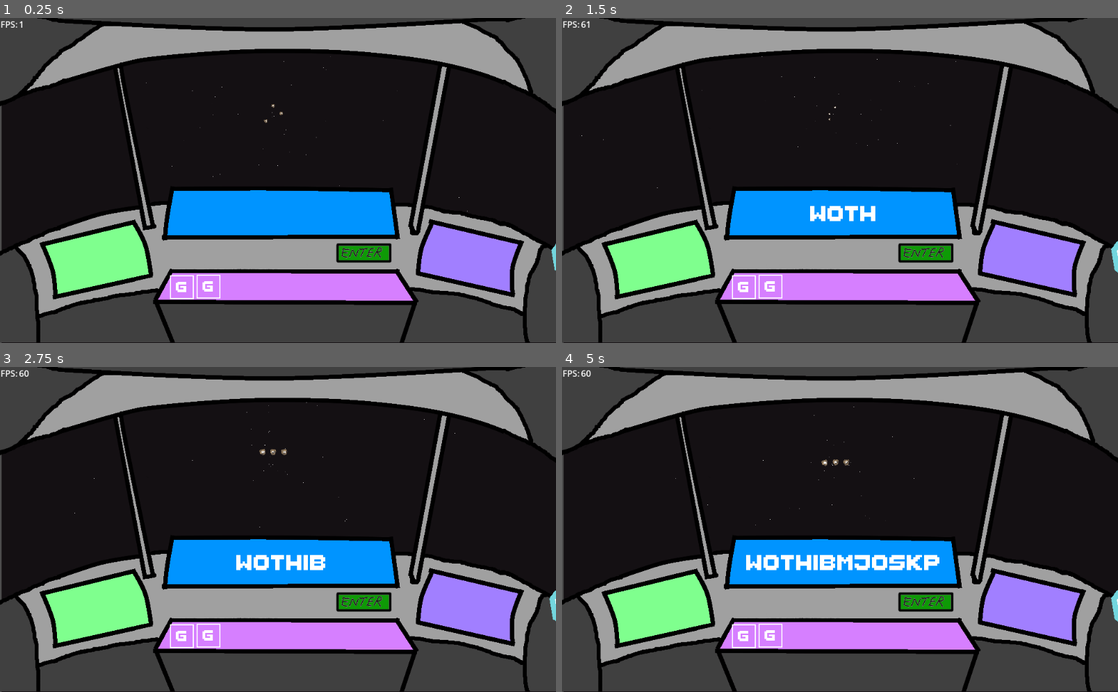
Above: before the commit, frames 1-4 (two rows, left to right).
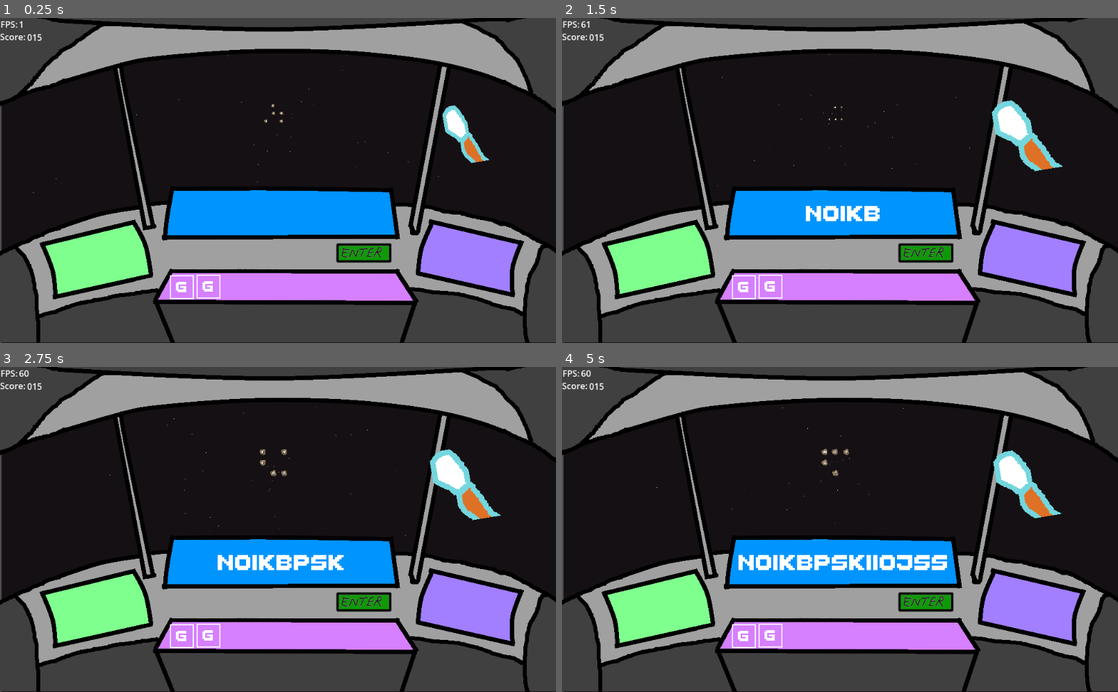
Above: after the commit, the same moments.

Repository: sugarvoid/alpha-space
Game: Godot game, scene res://game/game.tscn
Two runs of this game, one before a commit and one after it. Both use one fixed random seed, a clock stepped at 60 frames per second and the inputs below.
Inputs (mouse positions are in pixels of both pictures, inside the frame that each line leads up to):
- Up to frame 1 (0.25 s): no input
- Up to frame 2 (1.5 s): tap Enter at 0.5 s; move the mouse to (834, 102) at 0.52 s; hold Keypad 8 (num_pad_eight) 0.53-1.28 s; click (834, 102) at 0.67 s; move the mouse to (845, 112) at 1.27 s; tap Keypad 5 (num_pad_five) at 1.35 s; click (845, 112) at 1.42 s
- Up to frame 3 (2.75 s): move the mouse to (261, 461) at 2.02 s; hold Keypad 4 (num_pad_four) from 2.03 s (still down); click (261, 461) at 2.17 s
- Up to frame 4 (5 s): move the mouse to (845, 451) at 2.77 s; release Keypad 4 (num_pad_four) at 2.78 s; tap Keypad 9 (num_pad_nine) at 2.85 s; click (845, 451) at 2.92 s; move the mouse to (823, 451) at 3.52 s; hold Keypad 1 (num_pad_one) 3.53-4.28 s; click (823, 451) at 3.67 s; move the mouse to (845, 461) at 4.27 s; tap Keypad 7 (num_pad_seven) at 4.35 s; click (845, 461) at 4.42 s

The runs differ from the first frame. In frame 1, 0.8% of the frame differs, in the area x 0-100%, y 4-78%; in frame 2, 1.9%; in frame 3, 2.1%; in frame 4, 2.4%, in the area x 0-100%, y 4-79%.

Commit message:
Added HUD

Diff:
--- a/game/game.gd
+++ b/game/game.gd
@@ -3,7 +3,7 @@
 
 signal on_word_submit
 
-@onready var fps_label: Control = get_node("CanvasLayer/FPSCounter")
+@onready var fps_label: Control = get_node("HUD/FPSCounter")
 @onready var word_manager: WordManager = get_node("WordManager")
 @onready var meteor_manager: MeteorManager = get_node("MeteorManager")
 @onready var laser_manager: LaserManager = get_node("LaserManager")
@@ -15,7 +15,7 @@
 }
 
 
-var meteors_per_round: int = 3
+var meteors_per_round: int = 5
 
 var state: int
 var can_player_fire: bool = true
@@ -24,10 +24,19 @@
 
 func _ready() -> void:
 	self._connect_signals()
+	var timer: Timer = Timer.new()
+	add_child(timer)
+	timer.start(0.01)
+	await timer.timeout
+	timer.queue_free()
+	self._new_round()
 
 
 func _process(delta: float) -> void:
 	fps_label.update_label(Engine.get_frames_per_second())
+
+func _new_round() -> void:
+	self.meteor_manager.new_round(self.meteors_per_round)
 
 func _unhandled_input(event) -> void:
 	if event.is_action_pressed("num_pad_one"):
@@ -83,7 +92,7 @@
 
 func _letter_selected(_m: String) -> void:
 	print("new round")
-	self.meteor_manager.new_round(self.meteors_per_round)
+	self._new_round()
 
 func _submit_word() -> void:
 	print(self.word_manager.running_word)
--- a/game/game.tscn
+++ b/game/game.tscn
@@ -3,11 +3,11 @@
 [ext_resource type="Script" path="res://game/game.gd" id="1_8vr4e"]
 [ext_resource type="PackedScene" uid="uid://c7i2xu7w4hbkw" path="res://game/hand/hand.tscn" id="2_ni3ut"]
 [ext_resource type="PackedScene" uid="uid://d24mjh5lxojv8" path="res://game/manager/word_manager.tscn" id="2_qkwtl"]
+[ext_resource type="PackedScene" uid="uid://b0a3mb224mr5y" path="res://game/hud/hud.tscn" id="3_cdh64"]
 [ext_resource type="PackedScene" uid="uid://v2iwiqck83oo" path="res://game/corkpit/cork_pit.tscn" id="3_hqsl1"]
 [ext_resource type="PackedScene" uid="uid://c1ajj7sdaryad" path="res://game/star_field/star_field.tscn" id="4_onjy1"]
 [ext_resource type="PackedScene" uid="uid://chwyx6msikv4k" path="res://game/space_back_ground.tscn" id="5_cw3rp"]
 [ext_resource type="PackedScene" uid="uid://brpmynuyrhbkj" path="res://game/manager/meteor_manager.tscn" id="6_guurn"]
-[ext_resource type="PackedScene" uid="uid://b43yhcx7q06cy" path="res://game/hud/fps_counter.tscn" id="7_ufc36"]
 [ext_resource type="PackedScene" uid="uid://blypbjnijctbi" path="res://game/manager/laser_manager.tscn" id="8_05m1i"]
 [ext_resource type="AudioStream" uid="uid://807lqkfqu545" path="res://game/music/Neon Night - Free CCA Synthwave Music For Games.ogg" id="9_i1xb8"]
 [ext_resource type="PackedScene" uid="uid://bvvbc1ken5fys" path="res://game/letter_bank/letter_bank.tscn" id="11_8el8g"]
@@ -20,9 +20,7 @@
 
 [node name="WordManager" parent="." instance=ExtResource("2_qkwtl")]
 
-[node name="CanvasLayer" type="CanvasLayer" parent="."]
-
-[node name="FPSCounter" parent="CanvasLayer" instance=ExtResource("7_ufc36")]
+[node name="HUD" parent="." instance=ExtResource("3_cdh64")]
 
 [node name="SpaceBackGround" parent="." instance=ExtResource("5_cw3rp")]
 position = Vector2(3, 2)
@@ -36,7 +34,8 @@
 [node name="CorkPit" parent="." instance=ExtResource("3_hqsl1")]
 
 [node name="Hand" parent="." instance=ExtResource("2_ni3ut")]
-position = Vector2(1078, 456)
+position = Vector2(858.164, 203.764)
+scale = Vector2(0.633436, 0.80943)
 
 [node name="AudioStreamPlayer2D" type="AudioStreamPlayer2D" parent="."]
 stream = ExtResource("9_i1xb8")
--- /dev/null
+++ b/game/hud/hud.tscn
@@ -0,0 +1,33 @@
+[gd_scene load_steps=3 format=3 uid="uid://b0a3mb224mr5y"]
+
+[ext_resource type="PackedScene" uid="uid://b43yhcx7q06cy" path="res://game/hud/fps_counter.tscn" id="1_gud07"]
+[ext_resource type="FontFile" uid="uid://c5d8fl5dxbsla" path="res://game/font/ThaleahFat.ttf" id="2_ppuhu"]
+
+[node name="HUD" type="CanvasLayer"]
+
+[node name="FPSCounter" parent="." instance=ExtResource("1_gud07")]
+
+[node name="Score" type="Label" parent="."]
+offset_left = 50.0
+offset_top = 24.0
+offset_right = 90.0
+offset_bottom = 50.0
+text = "015"
+
+[node name="Score2" type="Label" parent="."]
+offset_top = 23.0
+offset_right = 48.0
+offset_bottom = 49.0
+text = "Score:"
+
+[node name="LabelRunningWord" type="Label" parent="."]
+visible = false
+offset_left = 323.0
+offset_top = 322.0
+offset_right = 715.0
+offset_bottom = 401.0
+theme_override_fonts/font = ExtResource("2_ppuhu")
+theme_override_font_sizes/font_size = 64
+text = "HAMSTER"
+horizontal_alignment = 1
+vertical_alignment = 1
--- a/game/manager/meteor_manager.gd
+++ b/game/manager/meteor_manager.gd
@@ -36,9 +36,7 @@
 	_add_pos_to_inner_array()
 	_add_pos_to_outer_array()
 	_remove_pos_nodes()
-
-	_spawn_meteors(3)
-
+	add_meteor_to_screen(1)
 
 
 
@@ -47,7 +45,9 @@
 	pass
 
 func new_round(meteors: int) -> void:
+	print(str("i have ", self.get_child_count(), "kids"))
 	for m in self.get_children():
+		print(m)
 		remove_meteor(m)
 	self._spawn_meteors(meteors)
 
--- a/game/manager/word_manager.gd
+++ b/game/manager/word_manager.gd
@@ -46,6 +46,7 @@
 			return -99
 
 func add_letter(letter: String) -> void:
+	# Rename to add_letter_to_running_word
 	print("we here")
 	# add points based on letter
 	typed_word.append(letter)
@@ -56,6 +57,7 @@
 
 func _update_word_label() -> void:
 	self.word_display.text = self.running_word
+	# send running word to HUD
 
 func _update_running_word() -> void:
 	self.running_word = ""
